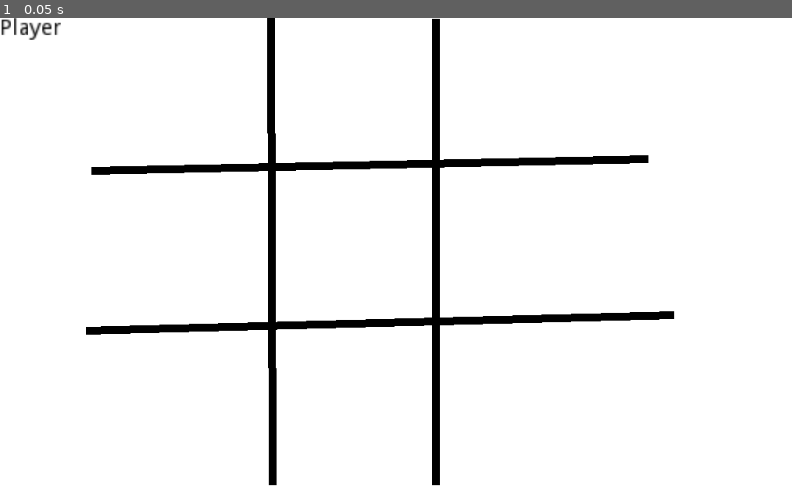
Above: before the commit, frame 1.
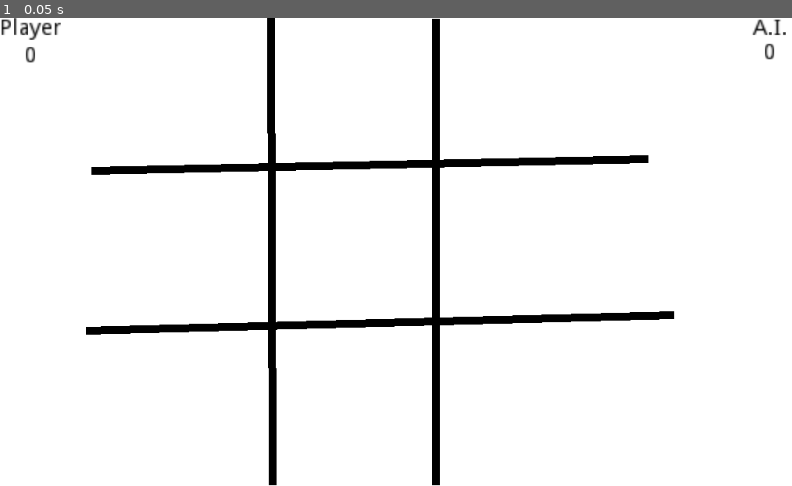
Above: after the commit, the same moment.

Repository: MGon025/CPSC481_Project
Game: Godot game, scene res://Board.tscn
The game is run twice, just before and just after one commit, with the same random seed, the same clock (stepped at 60 frames per second) and the same inputs. The project has no main scene, so this scene is started directly.
Inputs:
- Up to frame 1 (0.05 s): no input

The runs differ from the first frame. In frame 1, 0.1% of the frame differs, in the area x 3-100%, y 0-10%.

Commit message:
added score labels

Diff:
--- a/Board.tscn
+++ b/Board.tscn
@@ -7,16 +7,49 @@
 script = ExtResource( 2 )
 
 [node name="Background" type="ColorRect" parent="."]
-margin_right = 1025.0
+margin_right = 1024.0
 margin_bottom = 600.0
 
-[node name="PlayerLabel" type="Label" parent="."]
+[node name="Player1Name" type="Label" parent="."]
 modulate = Color( 0, 0, 0, 1 )
 self_modulate = Color( 0, 0, 0, 1 )
 margin_right = 39.0
 margin_bottom = 14.0
 rect_scale = Vector2( 2, 2 )
 text = "Player"
+align = 1
+
+[node name="Player1Score" type="Label" parent="."]
+modulate = Color( 0, 0, 0, 1 )
+self_modulate = Color( 0, 0, 0, 1 )
+margin_left = 1.0
+margin_top = 35.0
+margin_right = 40.0
+margin_bottom = 49.0
+rect_scale = Vector2( 2, 2 )
+text = "0"
+align = 1
+
+[node name="Player2Name" type="Label" parent="."]
+anchor_right = 1.0
+margin_left = 948.0
+margin_right = 987.0
+margin_bottom = 14.0
+rect_scale = Vector2( 2, 2 )
+custom_colors/font_color = Color( 0, 0, 0, 1 )
+text = "A.I."
+align = 1
+
+[node name="Player2Score" type="Label" parent="."]
+modulate = Color( 0, 0, 0, 1 )
+self_modulate = Color( 0, 0, 0, 1 )
+margin_left = 947.0
+margin_top = 31.0
+margin_right = 986.0
+margin_bottom = 45.0
+rect_scale = Vector2( 2, 2 )
+text = "0"
+align = 1
 
 [node name="Grid" type="Node" parent="."]
 
--- a/project.godot
+++ b/project.godot
@@ -17,10 +17,6 @@
 
 font=false
 
-[gui]
-
-theme/custom_font="res://Tomatoes-O8L8.ttf"
-
 [physics]
 
 common/enable_pause_aware_picking=true
